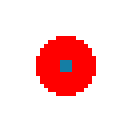
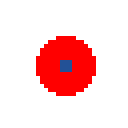
Layer changes from the first 128x128 image to the second:
painted on "Layer 5" over (x1=60, y1=60, x2=72, y2=72)
